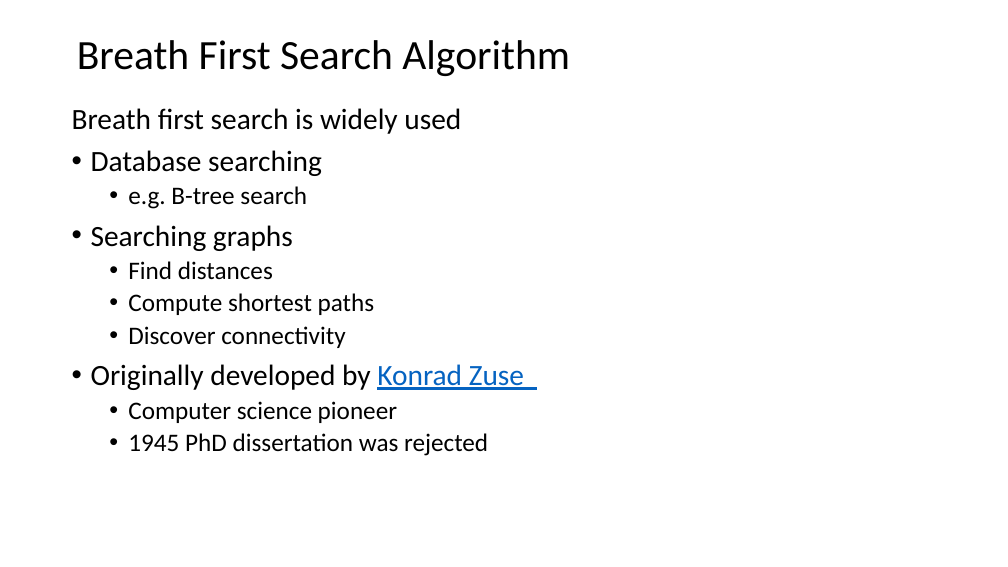
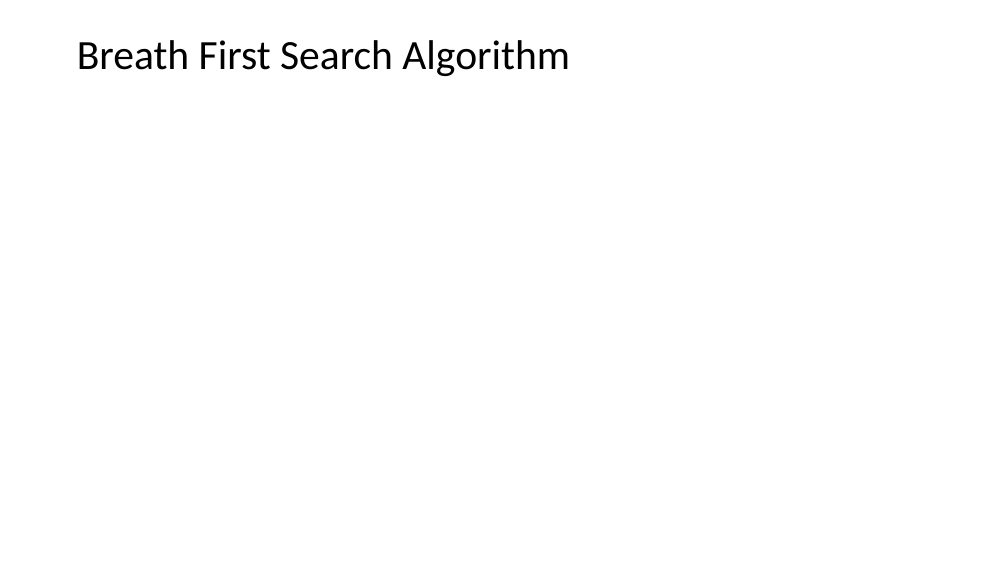
Before and after one commit to StephenElston/CSCI-E-108, a slide deck: slide 25 of slides/9_SocialNetworkAnalysis.pptx (slide 21 before the commit). Drawn at 1008x567 pixels with LibreOffice and Linux fonts; fonts in the diff are those of the drawing; grey boxes stand for pictures. Boxes give left, top, right and bottom in pixels: in the first picture for what was removed or moved away, otherwise in the second. Text is boxed around its words. In the diff, an @@ line names an element or a change of style, - is before the commit and + after.

```diff
--- a/slides/9_SocialNetworkAnalysis.pptx
+++ b/slides/9_SocialNetworkAnalysis.pptx
@@ text removed at (72, 108, 524, 456) @@
-Breath first search is widely used
-• Database searching
-  • e.g. B-tree search
-• Searching graphs
-  • Find distances
-  • Compute shortest paths
-  • Discover connectivity
-• Originally developed by Konrad Zuse
-  • Computer science pioneer
-  • 1945 PhD dissertation was rejected
```
Also in this commit, not shown: 8 other slides changed, 4 slides added.
